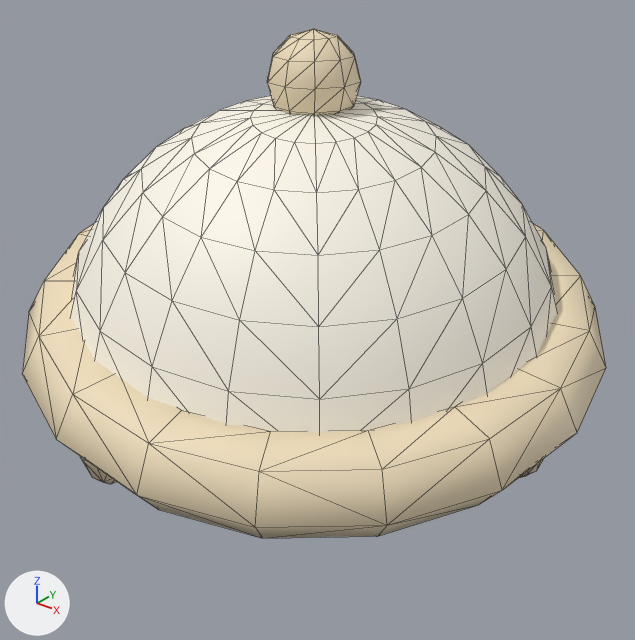
A saved change to the FBX model Assets/CPW/Resources/Models/Clothes/polar_head.fbx.
Before and after are seen from a 50 mm lens placed at (1.431, -1.771, 1.166), pointed at (0.068, -0.068, 0.11). The axes (+X, +Y, +Z) are drawn at lower left. The lights are the same throughout. The older version comes first. Mesh edges are drawn as thin lines. Where no turn or scale is listed for an object, it has been applied to the vertices.

Names of what the first picture shows: 'polar_head'.
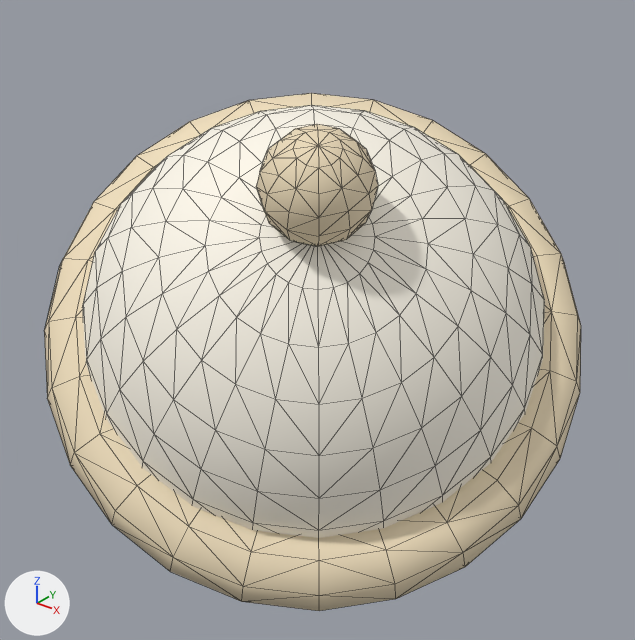
Where the change shows, as pixel boxes [x1, y1, x2, y2] in the pictures (635 x 640 px; the box of a moved part takes in the faces that stretch with it):
'polar_head', reshaped (8% narrower)
    before: [22, 29, 606, 538]
    after: [44, 93, 581, 611]
part 1 of me_polar_head, added (beige)
    after: [256, 124, 378, 247]
part 2 of me_polar_head, rebuilt
    before: [71, 96, 557, 433]
    after: [82, 105, 545, 538]
part 3 of me_polar_head, rebuilt
    before: [22, 223, 606, 538]
    after: [44, 93, 581, 611]
part 4 of me_polar_head, deleted (beige)
    before: [267, 29, 360, 116]
part 5 of me_polar_head, moved or reshaped (not visible afterwards)
    before: [517, 458, 544, 479]
part 6 of me_polar_head, moved or reshaped (not visible afterwards)
    before: [80, 456, 117, 484]

Edits to the bpy script that builds the scene:
```text
Add mat_t_knit__cream:
    mat_t_knit__cream = principled_material('T_knit__cream')
    mat_t_knit__cream.base_color = (1.0, 0.953, 0.839)  # white #fffaec
    mat_t_knit__cream.roughness = 0.65
Add mat_t_fur__tan:
    mat_t_fur__tan = principled_material('T_fur__tan')
    mat_t_fur__tan.base_color = (0.851, 0.718, 0.494)  # beige #eedcbb
    mat_t_fur__tan.roughness = 0.65
Change me_polar_head:
    used by ob_polar_head; location = (0.0, 0.0, 0.0)
    remove me_polar_head.from_pydata(...)  # 473 vertices, 912 faces; spans x -0.75..0.82, y -0.81..0.73, z -0.42..0.87
    remove me_polar_head.materials.append(mat_cream)  # white #fffaec
    remove me_polar_head.materials.append(mat_tan)  # beige #eedcbb
    add me_polar_head.from_pydata(...)  # 671 vertices, 1304 faces; spans x -0.6..0.73, y -0.72..0.56, z -0.46..0.73
    me_polar_head part 1: the loose piece of 86 vertices spanning x -0.6..-0.26, y -0.62..-0.23, z -0.42..0.18 is copied, and the copy is multiplied about its middle by the matrix ((0.955, 0.422, 0.157), (0.422, 0.807, -0.187), (-0.196, 0.234, 0.362)), then moved by (0.71, 0.08, 0.72), in mat_t_fur__tan (beige #eedcbb); it spans x 0.16..0.42, y -0.47..-0.22, z 0.47..0.73
    me_polar_head part 2: the loose piece of 141 vertices spanning x -0.69..0.69, y -0.68..0.68, z -0.12..0.7 is rebuilt with 193 vertices and now spans x -0.58..0.65, y -0.65..0.55, z -0.42..0.67, in mat_t_knit__cream (white #fffaec)
    me_polar_head part 3: the loose piece of 108 vertices spanning x -0.75..0.82, y -0.81..0.73, z -0.11..0.35 is rebuilt with 192 vertices and now spans x -0.6..0.73, y -0.72..0.56, z -0.46..0.64, in mat_t_fur__tan (beige #eedcbb)
    me_polar_head part 4: the loose piece of 52 vertices spanning x -0.08..0.15, y -0.16..0.08, z 0.63..0.87 is deleted
    me_polar_head part 5: 85 vertices removed from x 0.32..0.66, y 0.16..0.54, z -0.42..0.18; 99 vertices added at x 0.28..0.62, y 0.14..0.53, z -0.4..0.13
    me_polar_head part 6: 85 vertices removed from x -0.6..-0.26, y -0.62..-0.23, z -0.42..0.18; 99 vertices added at x -0.58..-0.24, y -0.58..-0.19, z -0.4..0.13
    add me_polar_head.materials.append(mat_t_knit__cream)  # white #fffaec
    add me_polar_head.materials.append(mat_t_fur__tan)  # beige #eedcbb
```
